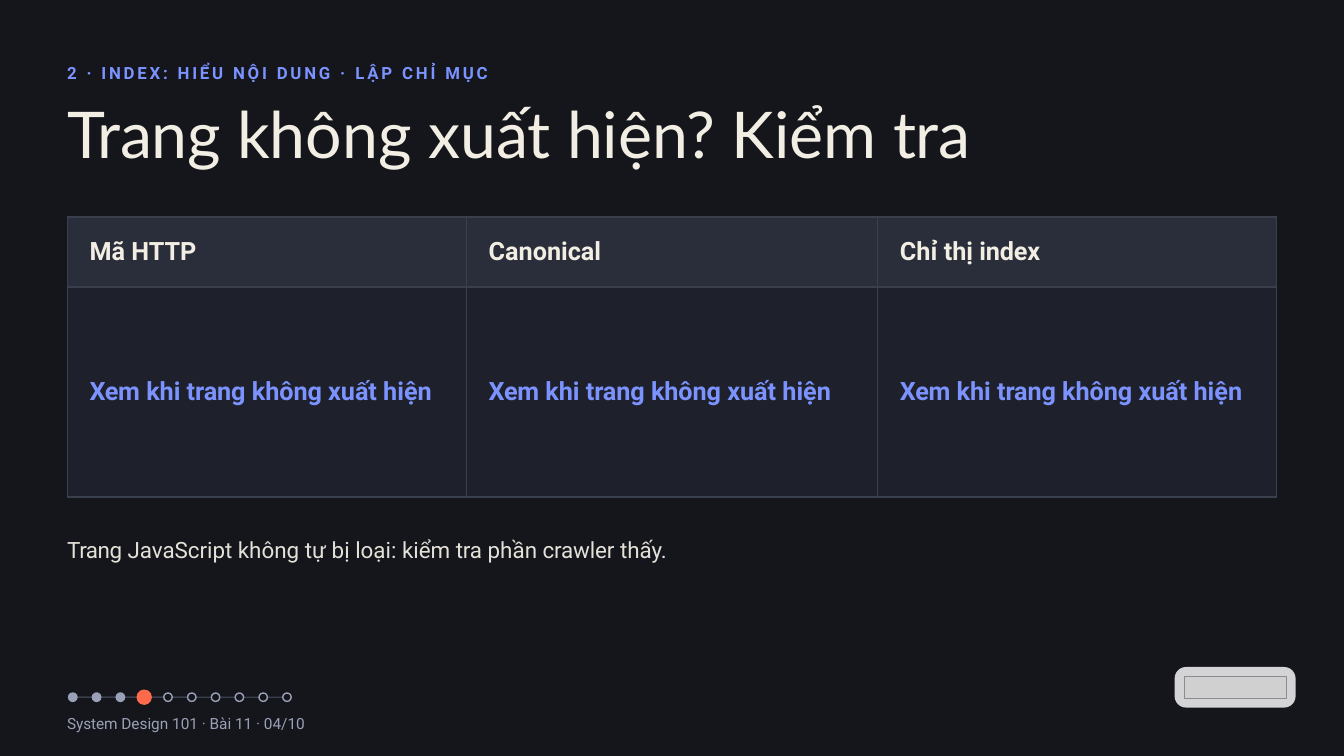
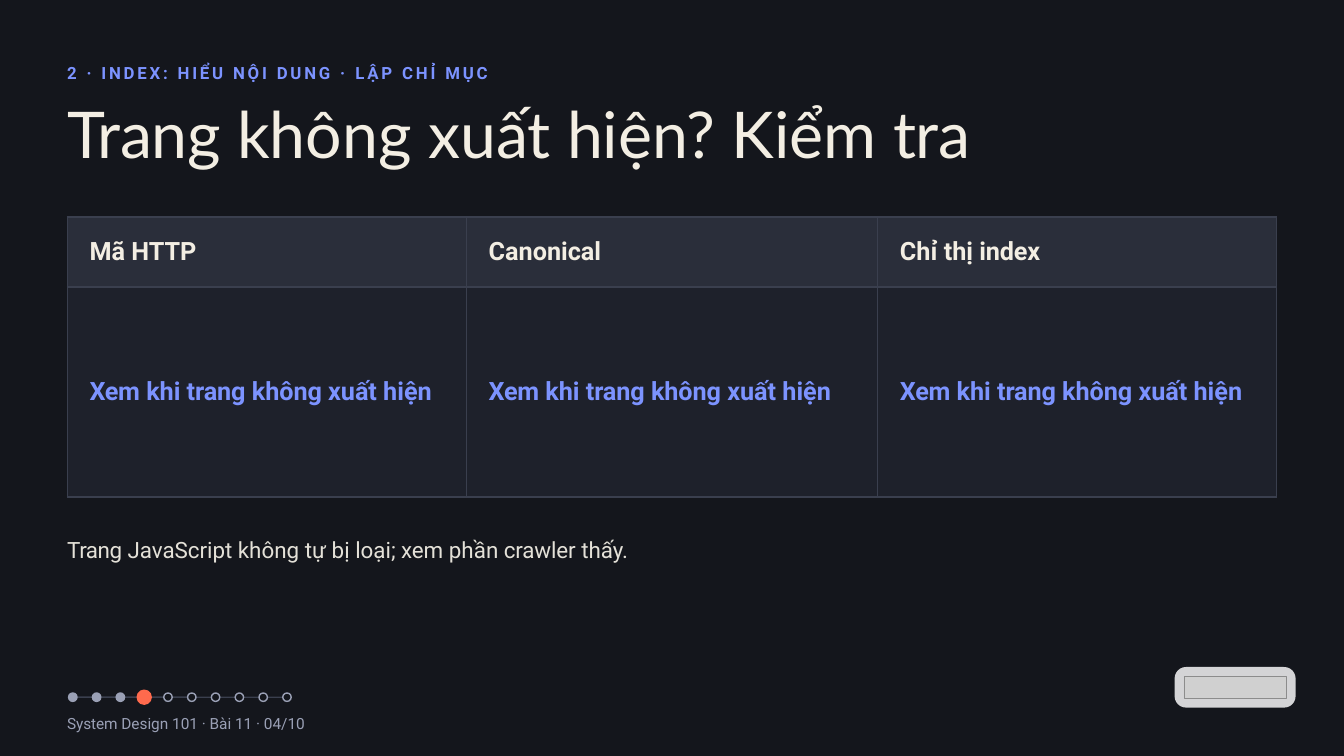
Before and after one commit to vohoailinh90/tool-marketing-studio, a slide deck: slide 4 of system-design-101/vi/lessons/sd-09-011/slides/sd-09-011.pptx. Drawn at 1344x756 pixels with LibreOffice and Linux fonts; fonts in the diff are those of the drawing; grey boxes stand for pictures. Boxes give left, top, right and bottom in pixels: in the first picture for what was removed or moved away, otherwise in the second. Text is boxed around its words. In the diff, an @@ line names an element or a change of style, - is before the commit and + after.

```diff
--- a/system-design-101/vi/lessons/sd-09-011/slides/sd-09-011.pptx
+++ b/system-design-101/vi/lessons/sd-09-011/slides/sd-09-011.pptx
@@ text at bbox=[67, 539, 628, 563]: text changed @@
-Trang JavaScript không tự bị loại: kiểm tra phần crawler thấy.
+Trang JavaScript không tự bị loại; xem phần crawler thấy.
```
